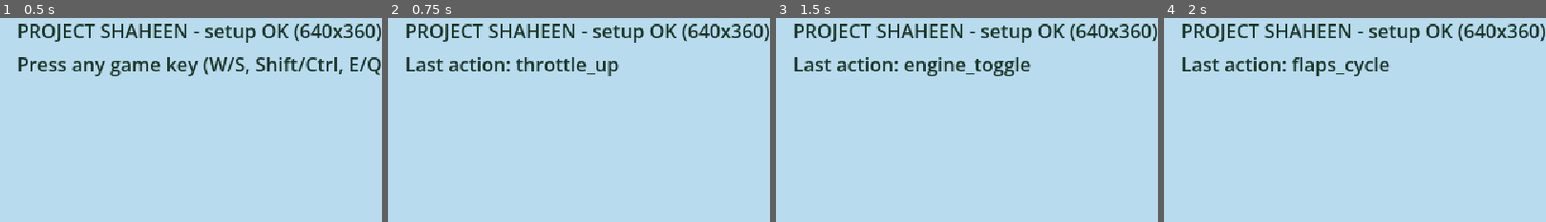
Above: before the commit, frames 1-4 (left to right).
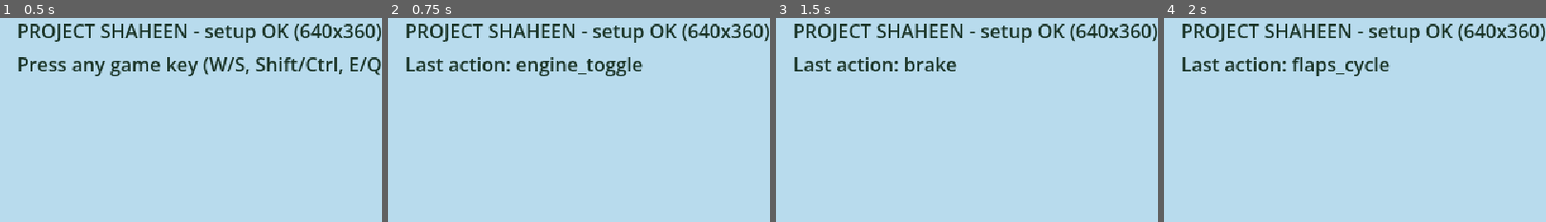
Above: after the commit, the same moments.

Repository: reachrazamair/Shaheen
Game: Godot game, scene res://scenes/main.tscn
The game is run twice, just before and just after one commit, with the same random seed, the same clock (stepped at 60 frames per second) and the same inputs.
Inputs:
- Up to frame 1 (0.5 s): no input
- Up to frame 2 (0.75 s): tap Enter at 0.5 s; hold Up (pitch_up) from 0.53 s (still down); tap E (engine_toggle, bound only after the commit) at 0.6 s
- Up to frame 3 (1.5 s): tap F (flaps_cycle) at 0.77, 1.07 s; tap R (restart) at 1.25 s; release Up (pitch_up) at 1.28 s; hold B (brake) from 1.28 s (still down); tap I (engine_toggle, bound only before the commit) at 1.35 s
- Up to frame 4 (2 s): keep holding B (brake); tap F (flaps_cycle) at 1.52, 1.82 s
The pictures show only the part of the screen within x 0-50%, y 0-50%; the shares and areas given below are measured in that part.

Frame 1 is identical in both runs. In frame 2, 1.5% of the frame differs, in the area x 33-67%, y 19-29%; in frame 3, 1.3%; in frame 4, nothing differs.

Commit message:
Switch to owner's key layout (arrows pitch, W/S throttle, E engine, B brake)
Co-Authored-By: Claude Opus 5.5 <noreply@anthropic.com>

Diff:
--- a/project.godot
+++ b/project.godot
@@ -28,31 +28,27 @@
 
 pitch_up={
 "deadzone": 0.2,
-"events": [Object(InputEventKey,"resource_local_to_scene":fa …(140 unchanged characters)… d":false,"keycode":0,"physical_keycode":87,"key_label":0,"unicode":0,"location":0,"echo":false,"script":null)
-, Object(InputEventKey,"resource_local_to_scene":false,"resource_name":"","device":-1,"window_id":0,"alt_pressed":false,"shift_pressed":false,"ctrl_pressed":false,"meta_pressed":false,"pressed":false,"keycode":0,"physical_keycode":4194320,"key_label":0,"unicode":0,"location":0,"echo":false,"script":null)
+"events": [Object(InputEventKey,"resource_local_to_scene":fa …(140 unchanged characters)… d":false,"keycode":0,"physical_keycode":4194320,"key_label":0,"unicode":0,"location":0,"echo":false,"script":null)
 ]
 }
 pitch_down={
 "deadzone": 0.2,
-"events": [Object(InputEventKey,"resource_local_to_scene":fa …(140 unchanged characters)… d":false,"keycode":0,"physical_keycode":83,"key_label":0,"unicode":0,"location":0,"echo":false,"script":null)
-, Object(InputEventKey,"resource_local_to_scene":false,"resource_name":"","device":-1,"window_id":0,"alt_pressed":false,"shift_pressed":false,"ctrl_pressed":false,"meta_pressed":false,"pressed":false,"keycode":0,"physical_keycode":4194322,"key_label":0,"unicode":0,"location":0,"echo":false,"script":null)
+"events": [Object(InputEventKey,"resource_local_to_scene":fa …(140 unchanged characters)… d":false,"keycode":0,"physical_keycode":4194322,"key_label":0,"unicode":0,"location":0,"echo":false,"script":null)
 ]
 }
 throttle_up={
 "deadzone": 0.2,
-"events": [Object(InputEventKey,"resource_local_to_scene":fa …(140 unchanged characters)… d":false,"keycode":0,"physical_keycode":4194325,"key_label":0,"unicode":0,"location":0,"echo":false,"script":null)
-, Object(InputEventKey,"resource_local_to_scene":false,"resource_name":"","device":-1,"window_id":0,"alt_pressed":false,"shift_pressed":false,"ctrl_pressed":false,"meta_pressed":false,"pressed":false,"keycode":0,"physical_keycode":69,"key_label":0,"unicode":0,"location":0,"echo":false,"script":null)
+"events": [Object(InputEventKey,"resource_local_to_scene":fa …(140 unchanged characters)… d":false,"keycode":0,"physical_keycode":87,"key_label":0,"unicode":0,"location":0,"echo":false,"script":null)
 ]
 }
 throttle_down={
 "deadzone": 0.2,
-"events": [Object(InputEventKey,"resource_local_to_scene":fa …(140 unchanged characters)… d":false,"keycode":0,"physical_keycode":4194326,"key_label":0,"unicode":0,"location":0,"echo":false,"script":null)
-, Object(InputEventKey,"resource_local_to_scene":false,"resource_name":"","device":-1,"window_id":0,"alt_pressed":false,"shift_pressed":false,"ctrl_pressed":false,"meta_pressed":false,"pressed":false,"keycode":0,"physical_keycode":81,"key_label":0,"unicode":0,"location":0,"echo":false,"script":null)
+"events": [Object(InputEventKey,"resource_local_to_scene":fa …(140 unchanged characters)… d":false,"keycode":0,"physical_keycode":83,"key_label":0,"unicode":0,"location":0,"echo":false,"script":null)
 ]
 }
 engine_toggle={
 "deadzone": 0.2,
-"events": [Object(InputEventKey,"resource_local_to_scene":fa …(140 unchanged characters)… d":false,"keycode":0,"physical_keycode":73,"key_label":0,"unicode":0,"location":0,"echo":false,"script":null)
+"events": [Object(InputEventKey,"resource_local_to_scene":fa …(140 unchanged characters)… d":false,"keycode":0,"physical_keycode":69,"key_label":0,"unicode":0,"location":0,"echo":false,"script":null)
 ]
 }
 flaps_cycle={
@@ -68,7 +64,6 @@
 brake={
 "deadzone": 0.2,
 "events": [Object(InputEventKey,"resource_local_to_scene":false,"resource_name":"","device":-1,"window_id":0,"alt_press …(190 unchanged characters)…
-, Object(InputEventKey,"resource_local_to_scene":false,"resource_name":"","device":-1,"window_id":0,"alt_pressed":false,"shift_pressed":false,"ctrl_pressed":false,"meta_pressed":false,"pressed":false,"keycode":0,"physical_keycode":32,"key_label":0,"unicode":0,"location":0,"echo":false,"script":null)
 ]
 }
 pause={
Not shown, removed: scripts/.gitkeep
